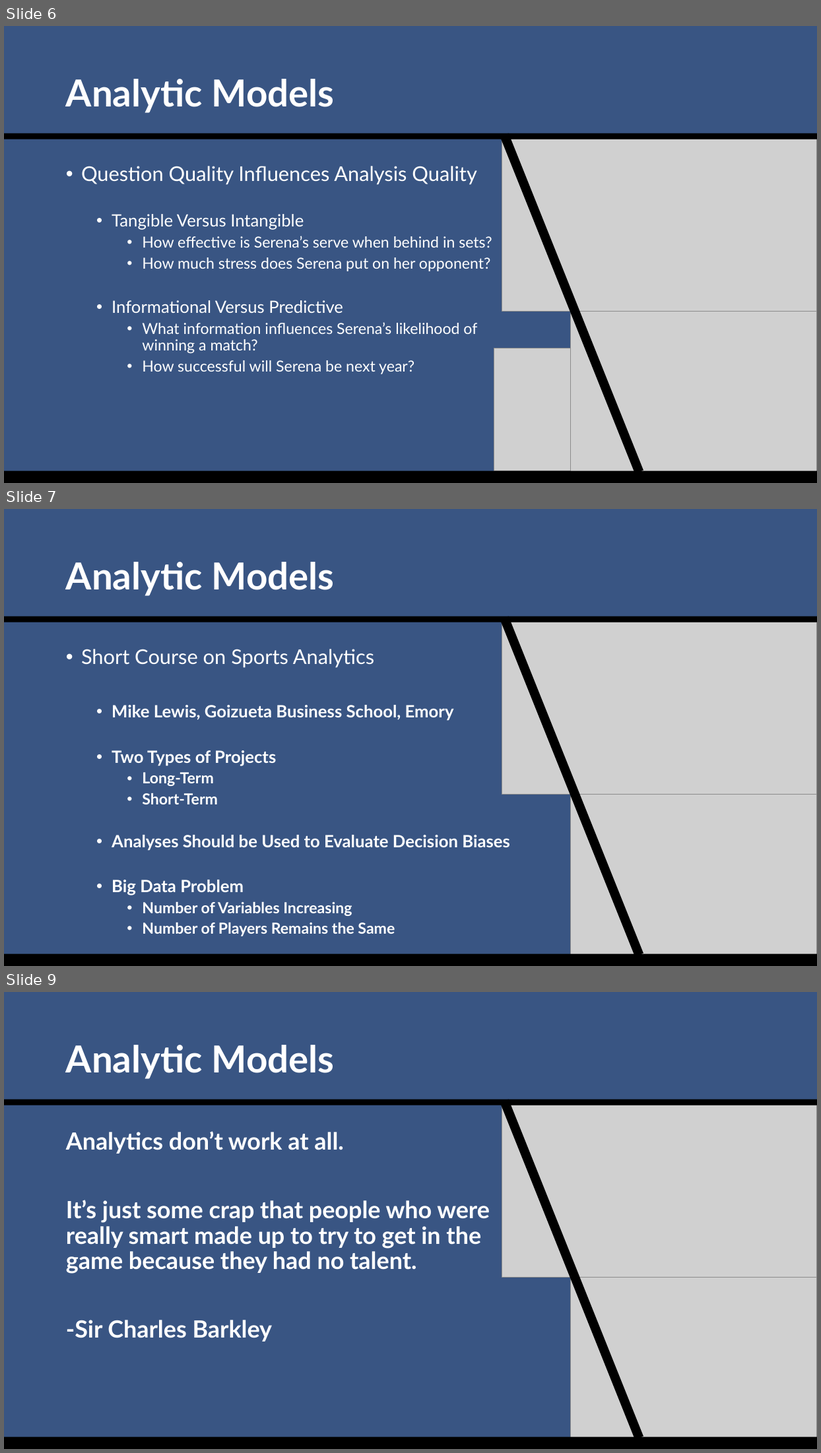
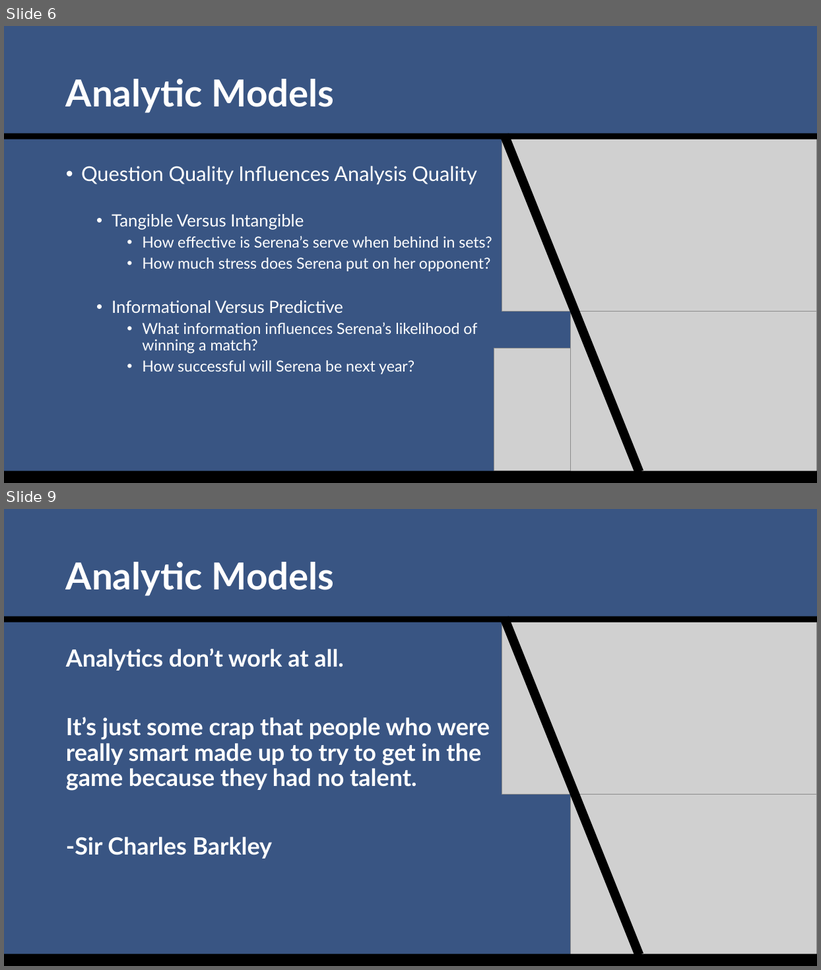
Before and after one commit to SuperMarioGiacomazzo/STOR538_WEBSITE, a slide deck: Slides/Sports Analytics 2/Sports_Analytics_2_Lecture.pptx. Shown one above the other, each under a label of ours: slides 6, 7 and 9 before the commit, slides 6 and 9 after it; the slides between them are not shown. The pictures are 821x1453 and 821x970 pixels, drawn with LibreOffice and Linux fonts; fonts in the diff are those of the drawing; grey boxes stand for pictures. Boxes give left, top, right and bottom in pixels: in the first picture for what was removed or moved away, otherwise in the second. Text is boxed around its words. In the diff, an @@ line names an element or a change of style, - is before the commit and + after.

```diff
--- a/Slides/Sports Analytics 2/Sports_Analytics_2_Lecture.pptx
+++ b/Slides/Sports Analytics 2/Sports_Analytics_2_Lecture.pptx
@@ slide 7 removed at [4, 509, 817, 966], background #395583 @@
@@ title removed at [66, 562, 335, 596] @@
-Analytic Models
@@ rectangle removed at [4, 617, 817, 623] @@
@@ rectangle removed at [500, 617, 644, 957] @@
@@ picture removed at [502, 623, 817, 795] @@
@@ text removed at [81, 649, 510, 937] @@
-• Short Course on Sports Analytics
-  • Mike Lewis, Goizueta Business School, Emory
-  • Two Types of Projects
-    • Long-Term
-    • Short-Term
-  • Analyses Should be Used to Evaluate Decision Biases
-  • Big Data Problem
-    • Number of Variables Increasing
-    • Number of Players Remains the Same
@@ picture removed at [571, 795, 817, 966] @@
@@ rectangle removed at [4, 955, 817, 966] @@
```
Also in this commit, not shown: 2 slides changed, 3 other files.
